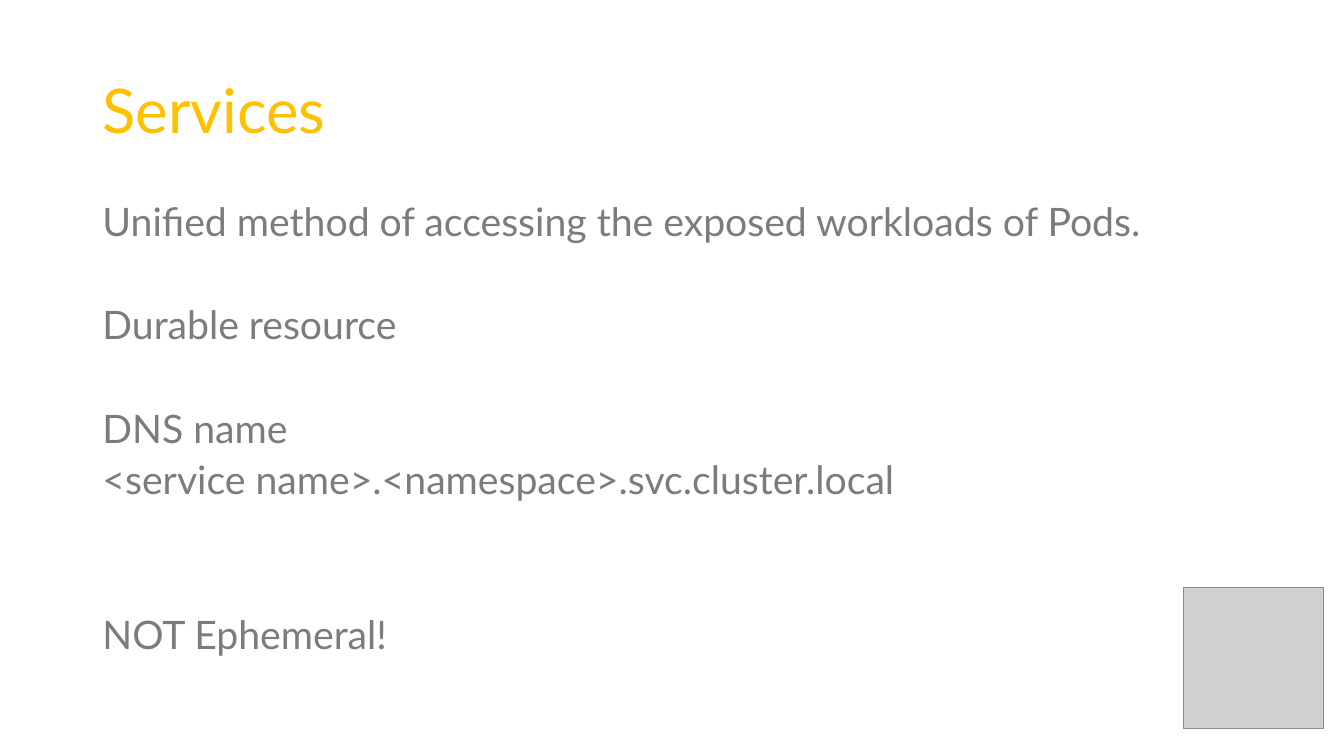
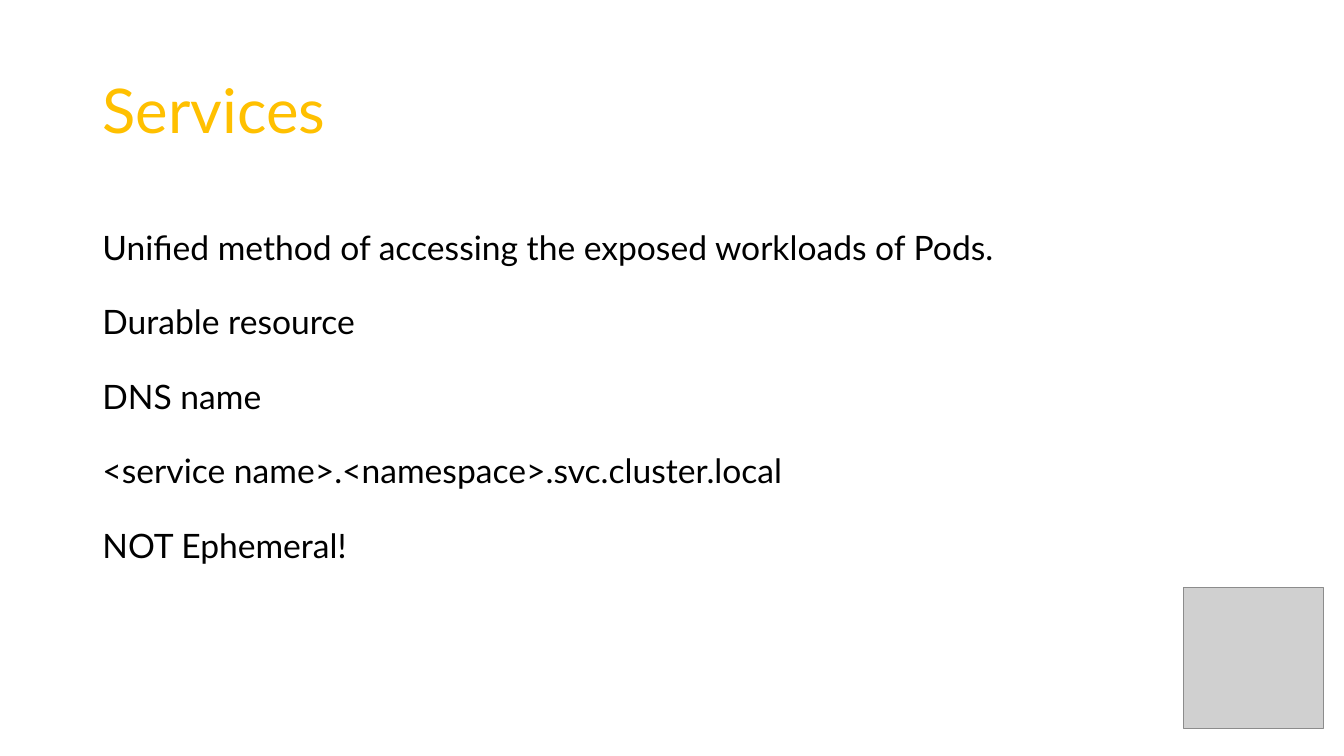
Before and after one commit to tarunp/kubernetes, a slide deck: slide 16 of Kubernetes.pptx. Drawn at 1344x756 pixels with LibreOffice and Linux fonts; fonts in the diff are those of the drawing; grey boxes stand for pictures; background and template pictures are left out. Boxes give left, top, right and bottom in pixels: in the first picture for what was removed or moved away, otherwise in the second. Text is boxed around its words. In the diff, an @@ line names an element or a change of style, - is before the commit and + after.

```diff
--- a/Kubernetes.pptx
+++ b/Kubernetes.pptx
@@ text "Unified method of accessing the ..." at <box>102,235,994,564</box>: size 28 to 24 pt, text colour #7C7C7C to #000000; line spacing 0.8 to 1.5 @@
```
Also in this commit, not shown: 20 other slides changed.
